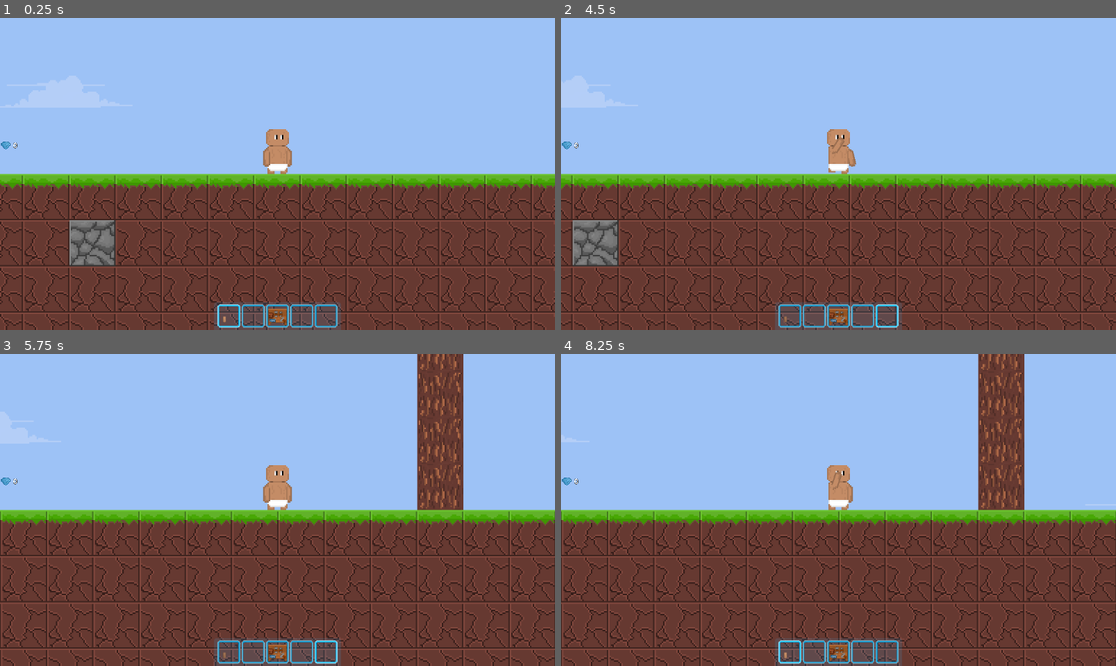
Above: before the commit, frames 1-4 (two rows, left to right).
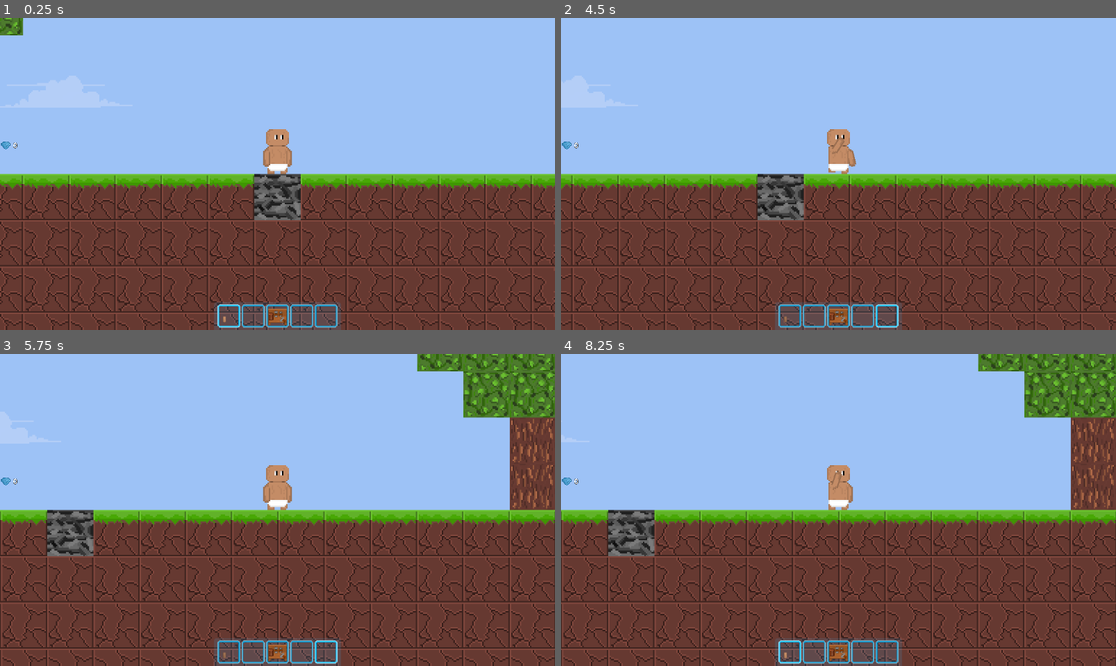
Above: after the commit, the same moments.

Repository: KarlMh/emberlands
Game: Godot game, scene res://scenes/game.tscn
Two runs of this game, one before a commit and one after it. Both use one fixed random seed, a clock stepped at 60 frames per second and the inputs below.
Inputs (mouse positions are in pixels of both pictures, inside the frame that each line leads up to):
- Up to frame 1 (0.25 s): no input
- Up to frame 2 (4.5 s): click (788, 314) at 0.5 s; click (816, 314) at 1.25 s; click (838, 314) at 2 s; click (860, 314) at 2.75 s; click (888, 314) at 3.5 s; tap Enter at 4.25 s; move the mouse to (960, 158) at 4.27 s; hold Right (ui_right) from 4.28 s (still down); hold Space (ui_break) from 4.28 s (still down); click (960, 158) at 4.42 s
- Up to frame 3 (5.75 s): tap W (ui_accept) at 4.52 s; tap F (ui_craft) at 4.55 s; release Right (ui_right) at 5 s; release Space (ui_break) at 5 s; drag from (166, 525) to (249, 572) at 5.02 s
- Up to frame 4 (8.25 s): tap W (ui_accept) at 5.75, 7.25, 7.52 s; move the mouse to (894, 441) at 5.77 s; hold Left (ui_left) 5.78-6.5 s; hold Space (ui_break) 5.78-6.5 s; click (894, 441) at 5.92 s; tap F (ui_craft) at 6.05, 7.55 s; drag from (810, 572) to (672, 463) at 6.52 s; move the mouse to (1005, 556) at 7.27 s; hold Right (ui_right) 7.28-8 s; tap 1 at 7.35 s; click (1005, 556) at 7.42 s; drag from (672, 463) to (755, 432) at 8.02 s

The runs differ from the first frame. In frame 1, 2.7% of the frame differs, in the area x 0-55%, y 0-98%; in frame 2, 2.4%; in frame 3, 11%, in the area x 8-100%, y 0-98%; in frame 4, 11%.

Commit message:
Some more additions and bug fixes

Diff:
--- a/data/game_data.json
+++ b/data/game_data.json
@@ -6,16 +6,17 @@
 		"BLOCK_DEEP_DIRT": { "id": 3, "hp": 4, "gems": 3, "icon": "res://pixel_art/blocks/BLOCK_DEEP_DIRT.png" },
 		"BLOCK_STONE": { "id": 4, "hp": 6, "gems": 6, "icon": "res://pixel_art/blocks/BLOCK_STONE.png" },
 		"BLOCK_MAGMA": { "id": 5, "hp": 6, "gems": 6, "icon": "res://pixel_art/blocks/BLOCK_MAGMA.png" },
+		"BLOCK_WOOD": { "id": 6, "hp": 4, "gems": 8, "icon": "res://pixel_art/blocks/BLOCK_WOOD.png" },
 
 		"interactive_blocks": {
-			"CRAFTING_TABLE": { "id": 401, "hp": 6, "gems": 6, "recipe":{"BACKGROUND_WOOD": 1},
+			"CRAFTING_TABLE": { "id": 401, "hp": 6, "gems": 6, "recipe":{"BLOCK_WOOD": 8},
 			"interaction_type": "crafting","icon": "res://pixel_art/interactive_blocks/CRAFTING_TABLE.png" },
 		},
 	},
 	"backgrounds": {
 		"BACKGROUND_CAVE": { "id": 101, "hp": 4, "gems": 3, "icon": "res://pixel_art/backgrounds/BACKGROUND_CAVE.png" },
-		"BACKGROUND_WOOD": { "id": 102, "hp": 5, "gems": 8, "icon": "res://pixel_art/backgrounds/BACKGROUND_WOOD.png" },
-		"BACKGROUND_LEAF": { "id": 103, "hp": 4, "gems": 15, "drop_chance": 0.5, "alt_drop": "SEED_TREE","icon": "res://pixel_art/backgrounds/BACKGROUND_LEAF.png" }
+		"BACKGROUND_WOOD": { "id": 102, "hp": 5, "gems": 8, "drop_chance": 0, "alt_drop": "BLOCK_WOOD", "alt_drop_chance": 1, "alt_drop_count": 2, "icon": "res://pixel_art/backgrounds/BACKGROUND_WOOD.png" },
+		"BACKGROUND_LEAF": { "id": 103, "hp": 4, "gems": 15, "drop_chance": 0.2, "alt_drop": "SEED_TREE", "alt_drop_chance": 0.2, "icon": "res://pixel_art/backgrounds/BACKGROUND_LEAF.png" }
 	},
 
 	"seeds": {
@@ -23,7 +24,7 @@
 	},
 
 	"items": {
-		"WOODEN_PICKAXE": { "id": 301, "damage": 1, "recipe":{"BACKGROUND_WOOD": 1, "BLOCK_STONE": 3}, "icon": "res://pixel_art/items/WOODEN_PICKAXE.png" },
+		"WOODEN_PICKAXE": { "id": 301, "damage": 1, "recipe":{"BLOCK_WOOD": 4, "BLOCK_STONE": 3}, "icon": "res://pixel_art/items/WOODEN_PICKAXE.png" },
 		"GOLDEN_PICKAXE": { "id": 302, "damage": 100, "icon": "res://pixel_art/items/GOLDEN_PICKAXE.png" },
 	},
 }
--- a/scenes/game.tscn
+++ b/scenes/game.tscn
@@ -14,6 +14,7 @@
 [ext_resource type="Texture2D" uid="uid://b0istdyx235xb" path="res://pixel_art/backgrounds/BACKGROUND_CAVE.png" id="9_8kin8"]
 [ext_resource type="Texture2D" uid="uid://bu3od46bly55s" path="res://pixel_art/interactive_blocks/CRAFTING_TABLE.png" id="12_x5eag"]
 [ext_resource type="Script" path="res://scripts/background.gd" id="14_0qu6k"]
+[ext_resource type="Texture2D" uid="uid://ctw8q8jqbxki4" path="res://pixel_art/blocks/BLOCK_WOOD.png" id="14_5aa3o"]
 [ext_resource type="Texture2D" uid="uid://cqrsutg10qjsk" path="res://pixel_art/backgrounds/BACKGROUND_WOOD.png" id="16_7nnog"]
 [ext_resource type="Texture2D" uid="uid://bibya52blfhie" path="res://pixel_art/weathers/Clouds 5/1.png" id="16_w5jsq"]
 [ext_resource type="Texture2D" uid="uid://dqbyg0c1f6k4f" path="res://pixel_art/backgrounds/BACKGROUND_LEAF.png" id="17_6iu2a"]
@@ -84,6 +85,12 @@
 [sub_resource type="TileSetAtlasSource" id="TileSetAtlasSource_7gdwm"]
 resource_name = "magma_block"
 texture = ExtResource("8_lwuvm")
+texture_region_size = Vector2i(32, 32)
+0:0/0 = 0
+0:0/0/physics_layer_0/polygon_0/points = PackedVector2Array(-16, -16, 16, -16, 16, 16, -16, 16)
+
+[sub_resource type="TileSetAtlasSource" id="TileSetAtlasSource_nqkm1"]
+texture = ExtResource("14_5aa3o")
 texture_region_size = Vector2i(32, 32)
 0:0/0 = 0
 0:0/0/physics_layer_0/polygon_0/points = PackedVector2Array(-16, -16, 16, -16, 16, 16, -16, 16)
@@ -101,6 +108,7 @@
 sources/0 = SubResource("TileSetAtlasSource_urkp8")
 sources/301 = SubResource("TileSetAtlasSource_11jxo")
 sources/401 = SubResource("TileSetAtlasSource_fq1d3")
+sources/6 = SubResource("TileSetAtlasSource_nqkm1")
 
 [sub_resource type="TileSetAtlasSource" id="TileSetAtlasSource_pq573"]
 resource_name = "cave_background"
--- a/scenes/player.tscn
+++ b/scenes/player.tscn
@@ -829,6 +829,7 @@
 }
 
 [node name="player" type="CharacterBody2D"]
+z_index = 11
 script = ExtResource("1_ga323")
 
 [node name="CollisionShape2D" type="CollisionShape2D" parent="."]
--- a/scripts/BaseBlock.gd
+++ b/scripts/BaseBlock.gd
@@ -106,7 +106,6 @@
 		_block_timers[_position].queue_free()
 		_block_timers.erase(_position)
 
-# Drop Items (Overridden by subclasses)
 func drop_block() -> Array:
 	if not _destroyed:
 		return []
@@ -114,29 +113,29 @@
 	var drops = []
 	var block_name = dl.get_item_name_by_id(_id)
 
-	if block_name:
-		# Get block data using the name from DataLoader
-		var block_data = dl._get(block_name)
+	if not block_name:
+		print("Error: Block name not found for ID", _id)
+		return drops  # Return empty if the block name is invalid
 
-		if block_data != null:
-			# Handle both primary and alternate drops (drop_chance is used for both)
-			var drop_chance = block_data.get("drop_chance", 1.0)
-			var alt_drop = block_data.get("alt_drop", null)
+	var block_data = dl._get(block_name)
 
-			# Primary drop
-			if randf() <= drop_chance:
-				drops.append(dl.create_item(block_name))
+	if not block_data:
+		print("Error: Block data not found for", block_name)
+		return drops  # Return empty if no block data exists
 
-			# Alternate drop (if exists)
-			if alt_drop and randf() <= drop_chance:
-				drops.append(dl.create_item(alt_drop))
+	# Get drop properties
+	var drop_chance = block_data.get("drop_chance", 1.0)
+	var alt_drop = block_data.get("alt_drop", null)
+	var alt_drop_chance = block_data.get("alt_drop_chance", drop_chance)  # Use main drop chance if not set
+	var alt_drop_count = block_data.get("alt_drop_count", 1)  # Default to 1 if not set
 
-			# Handle alt_drop if it exists, but no separate alt_drop_chance
-			if alt_drop and not randf() <= drop_chance:
-				print("Alternate drop failed for", alt_drop)
-		else:
-			print("Error: Block data not found for ID", _id)
-	else:
-		print("Error: Block name not found for ID", _id)
+	# Primary drop
+	if randf() <= drop_chance:
+		drops.append(dl.create_item(block_name))
+
+	# Alternate drop (only if an alt_drop exists)
+	if alt_drop and randf() <= alt_drop_chance:
+		for i in range(alt_drop_count):  # Drop multiple alt drops based on alt_drop_count
+			drops.append(dl.create_item(alt_drop))
 
 	return drops
--- a/scripts/BlockEntity.gd
+++ b/scripts/BlockEntity.gd
@@ -21,7 +21,6 @@
 			# Check if the block is an interactive block
 			if is_interactive_block(id):
 				# Additional logic for interactive blocks, e.g., enable interaction
-				print("This block is interactive!AAAAAAAAAAAAAAAAAAAAAAAAAAAAAAAAAAAAAAAAAAAAAAAAAAAAAAAAAAAAAAA")
 				self._is_interactive = true
 			else:
 				self._is_interactive = false
--- a/scripts/player.gd
+++ b/scripts/player.gd
@@ -44,12 +44,11 @@
 @export var player_gems: int
 
 func _ready():
+	await get_tree().create_timer(0.01).timeout
+
 	spawn_player()
 	blink_delay = get_blink_delay()
-
-	# Add the SeedPlantar instance to the scene
 	add_child(seed_planter)
-	await get_tree().process_frame
 	inventory_manager.add_item(dl.create_item("GOLDEN_PICKAXE"))
 	inventory_manager.add_item(dl.create_item("CRAFTING_TABLE"))
 
@@ -63,9 +62,10 @@
 	handle_blink(delta)
 	handle_block_actions(delta)
 	craft("CRAFTING_TABLE", 1)
+	craft("WOODEN_PICKAXE", 1)
 
 func spawn_player():
-	var spawn_tile = Vector2i(randf_range(0, 99), 25)
+	var spawn_tile = blockLayer.spawn_tile
 	position = blockLayer.map_to_local(spawn_tile)
 	print("Player spawned at:", position)
 
@@ -257,6 +257,11 @@
 				# Remove the item from the inventory
 				inventory_manager.remove_item(selected_item, 1)
 
+				var player_tile_pos = blockLayer.local_to_map(position)
+				if tile_pos == player_tile_pos and target_layer != bg_layer:
+					spawn_player()
+					print("DEAD!")  # Prevent placing on themselves
+
 
 				# Play the placement animation
 				animated_sprite3.speed_scale = 1.5
@@ -287,9 +292,7 @@
 	for tile_pos in blockLayer.block_entities.keys():
 		if is_within_range_of_block(tile_pos, player_tile_pos):
 			var block_entity = blockLayer.block_entities[tile_pos]
-			print(block_entity.interact())
 			if block_entity and block_entity.interact():
-				print("AAAAAAAAAAAAAAAAAAAAAAAAAAAAAAAAAAAAAAAAAAAAAAA")
 				return true
 	return false
 
--- a/scripts/tile_map_layer.gd
+++ b/scripts/tile_map_layer.gd
@@ -3,6 +3,8 @@
 const WORLD_WIDTH = 100
 const WORLD_HEIGHT = 50
 const TILE_SIZE = 32  # Adjust this based on your game
+
+var spawn_tile = null
 
 var block_entities = {}
 var bg_entities = {}
@@ -76,11 +78,10 @@
 
 				if is_surface_dirt:
 					set_cell(tile_pos, dl.BLOCK_DIRT["id"], Vector2i(0, 0))
-					block_entities[tile_pos] = BlockEntity.new( dl.BLOCK_DIRT["id"], tile_pos, self, true)
+					block_entities[tile_pos] = BlockEntity.new(dl.BLOCK_DIRT["id"], tile_pos, self, true)
 
 					if randi() % 100 < 4:
 						generate_tree(tile_pos + Vector2i(0, -1))
-
 
 				else:
 					if randi() % 100 < 5:
@@ -98,7 +99,30 @@
 				bg_layer.set_cell(tile_pos, dl.BACKGROUND_CAVE["id"], Vector2i(0, 0))
 				bg_entities[tile_pos] = BackgroundEntity.new(dl.BACKGROUND_CAVE["id"], tile_pos, self, true)
 
+	place_bedrock_spawn(dirt_start_y)
+
 	print("World generated with cave background intact.")
+
+func place_bedrock_spawn(dirt_y):
+	var valid_positions = []
+
+	# Find all valid positions on the surface dirt layer
+	for x in range(1, WORLD_WIDTH - 1):  # Avoid placing at the edges
+		var tile_pos = Vector2i(x, dirt_y)
+
+		# Check if the tile is dirt and if there isn't a tree at the position
+		if get_cell_source_id(tile_pos) == dl.BLOCK_DIRT["id"] and tile_pos not in tree_positions:
+			valid_positions.append(tile_pos)
+
+	# Place bedrock at a random valid position
+	if valid_positions.size() > 0:
+		var bedrock_pos = valid_positions[randi() % valid_positions.size()]
+		set_cell(bedrock_pos, dl.BLOCK_BEDROCK["id"], Vector2i(0, 0))
+		block_entities[bedrock_pos] = BlockEntity.new(dl.BLOCK_BEDROCK["id"], bedrock_pos, self, false)
+		print("Placed single bedrock at:", bedrock_pos)
+		spawn_tile = bedrock_pos
+
+
 
 func is_adjacent_to_solid(tile_pos):
 	var directions = [
Binary file added: aseprite_files/CRAFTING_TABLE.aseprite
Not shown, added: aseprite_files/CRAFTING_TABLE.png.import
Binary file added: aseprite_files/WOOD_BLOCK.aseprite
Binary file removed: aseprite_files/workbench.aseprite
Binary file added: pixel_art/blocks/BLOCK_WOOD.png
Not shown, added: pixel_art/blocks/BLOCK_WOOD.png.import
Binary file changed: pixel_art/interactive_blocks/CRAFTING_TABLE.png
Not shown: 1 places in scenes/game.tscn that only renumber resources
